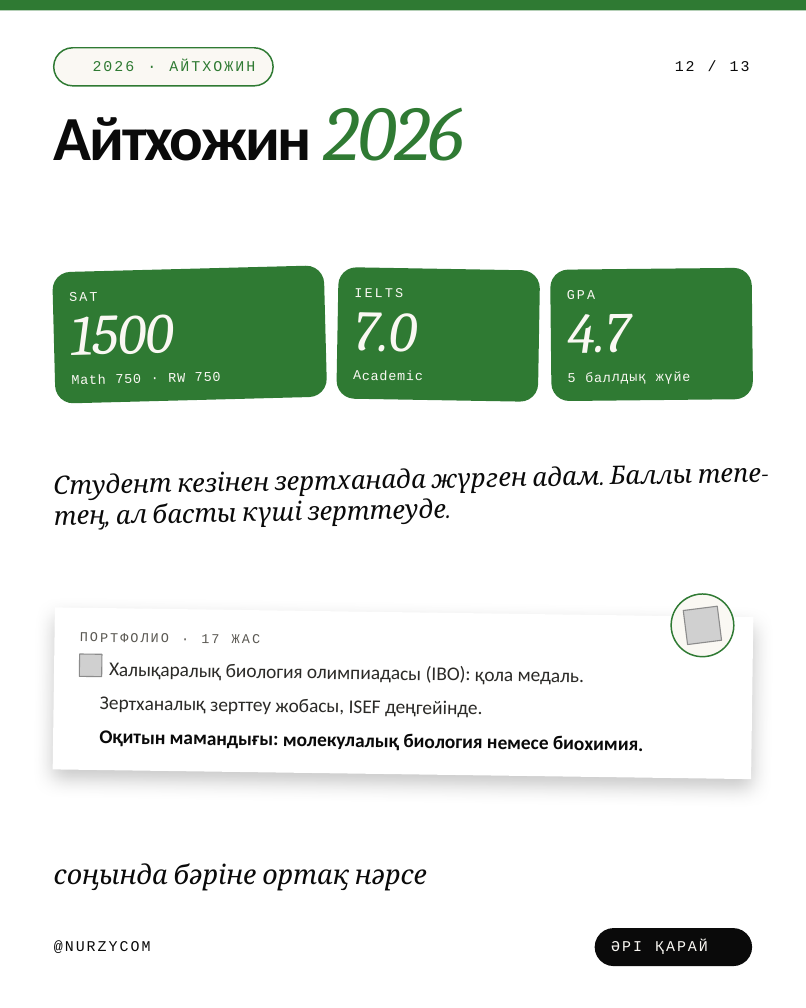
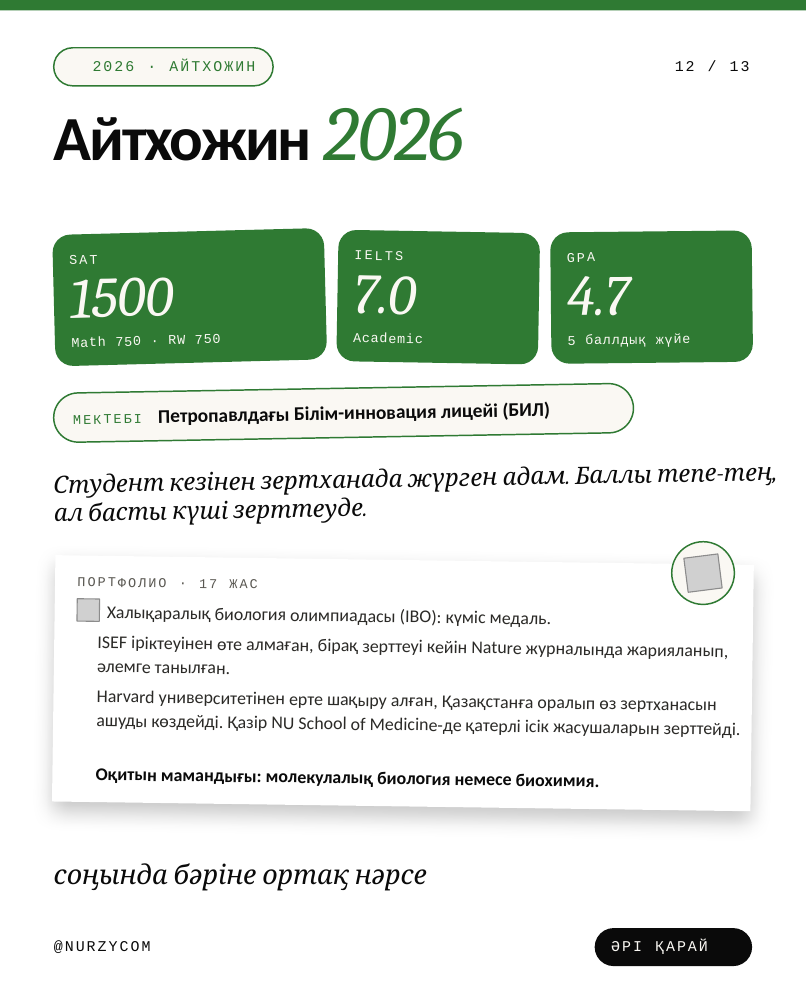
Before and after one commit to galiandojonathan-ship-it1/nurzycom_brand, a slide deck: slide 12 of social/pptx/kz-scientists.pptx. Drawn at 806x1008 pixels with LibreOffice and Linux fonts; fonts in the diff are those of the drawing; grey boxes stand for pictures; background and template pictures are left out. Boxes give left, top, right and bottom in pixels: in the first picture for what was removed or moved away, otherwise in the second. Text is boxed around its words. In the diff, an @@ line names an element or a change of style, - is before the commit and + after.

```diff
--- a/social/pptx/kz-scientists.pptx
+++ b/social/pptx/kz-scientists.pptx
@@ 9 texts, 1 rounded rectangle: place and size @@
-9 texts, 1 rounded rectangle at <box>52,265,691,403</box>
+9 texts, 1 rounded rectangle at <box>52,228,691,366</box>
@@ rounded rectangle: place and size @@
-rounded rectangle at <box>336,267,541,402</box>
+rounded rectangle at <box>336,229,541,364</box>
@@ rounded rectangle: place and size @@
-rounded rectangle at <box>551,268,754,401</box>
+rounded rectangle at <box>551,230,754,363</box>
@@ rounded rectangle added at <box>53,383,634,442</box>, fill #FAF8F3, outline #2F7A33 1 pt @@
@@ text added at <box>73,414,142,424</box>, 9 pt, text #2F7A33 @@
+МЕКТЕБІ
@@ text added at <box>158,402,551,425</box>, 13 pt, text #0A0A0A, bold @@
+Петропавлдағы Білім-инновация лицейі (БИЛ)
@@ text "Студент кезінен зертханада жүрген адам. ..." at <box>54,466,772,525</box>: size 17 to 16 pt; line spacing 20.4pt to 19.2pt @@
@@ ellipse: place and size @@
-ellipse at <box>668,590,738,659</box>
+ellipse at <box>668,538,738,608</box>
@@ rectangle: place and size @@
-rectangle at <box>53,607,753,779</box>
+rectangle at <box>52,555,754,811</box>
@@ picture: place and size @@
-picture at <box>684,606,722,645</box>
+picture at <box>684,554,722,592</box>
@@ picture: place and size @@
-picture at <box>79,653,102,676</box>
+picture at <box>77,598,100,621</box>
@@ text "ПОРТФОЛИО · 17 ЖАС": place and size @@
-text "ПОРТФОЛИО · 17 ЖАС" at <box>80,632,260,643</box>
+text "ПОРТФОЛИО · 17 ЖАС" at <box>77,577,257,588</box>
@@ text at <box>107,606,551,627</box>: text changed; size 13 to 12 pt @@
-Халықаралық биология олимпиадасы (IBO): қола медаль.
+Халықаралық биология олимпиадасы (IBO): күміс медаль.
@@ text added at <box>97,636,728,674</box>, 12 pt, text #2B2A27 @@
+ISEF іріктеуінен өте алмаған, бірақ зерттеуі кейін Nature журналында жарияланып, әлемге танылған.
@@ text added at <box>96,690,741,738</box>, 12 pt, text #2B2A27 @@
+Harvard университетінен ерте шақыру алған, Қазақстанға оралып өз зертханасын ашуды көздейді. Қазір NU School of Medicine-де қатерлі ісік жасушаларын зерттейді.
@@ text removed at <box>100,696,482,718</box> @@
-Зертханалық зерттеу жобасы, ISEF деңгейінде.
@@ text "Оқитын мамандығы: молекулалық биология немесе ...": place and size @@
-text "Оқитын мамандығы: молекулалық биология немесе ..." at <box>99,730,644,751</box>
+text "Оқитын мамандығы: молекулалық биология немесе ..." at <box>96,768,600,787</box>
@@ text "Оқитын мамандығы: молекулалық биология немесе ..." at <box>96,768,600,787</box>: size 13 to 12 pt; line spacing 17.7pt to 16.1pt @@
```
Also in this commit, not shown: 9 other slides changed, 21 other files.
